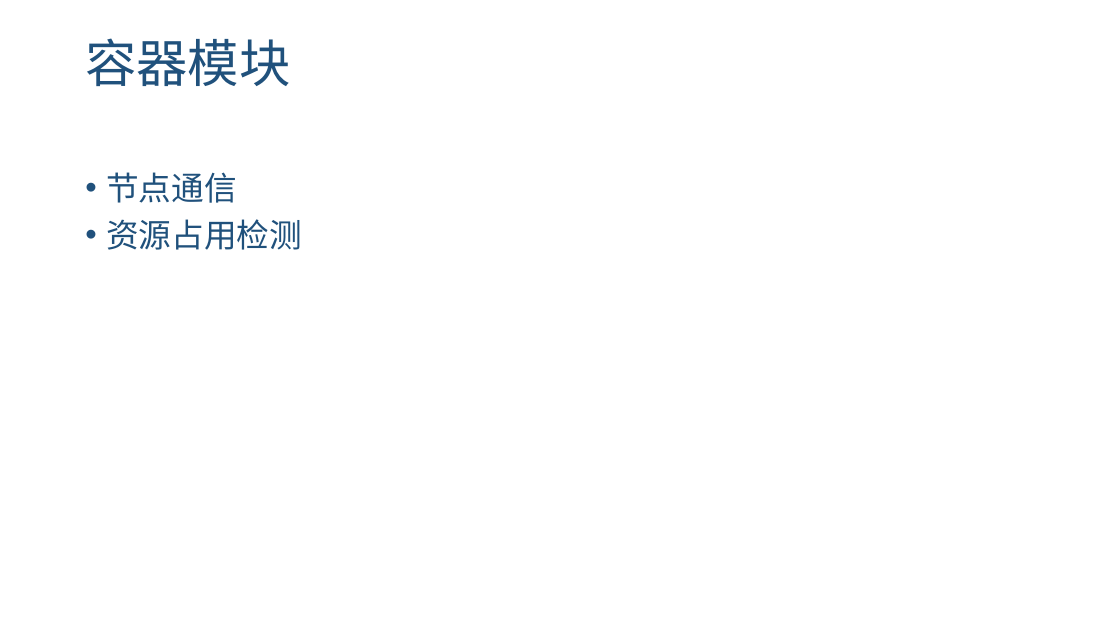
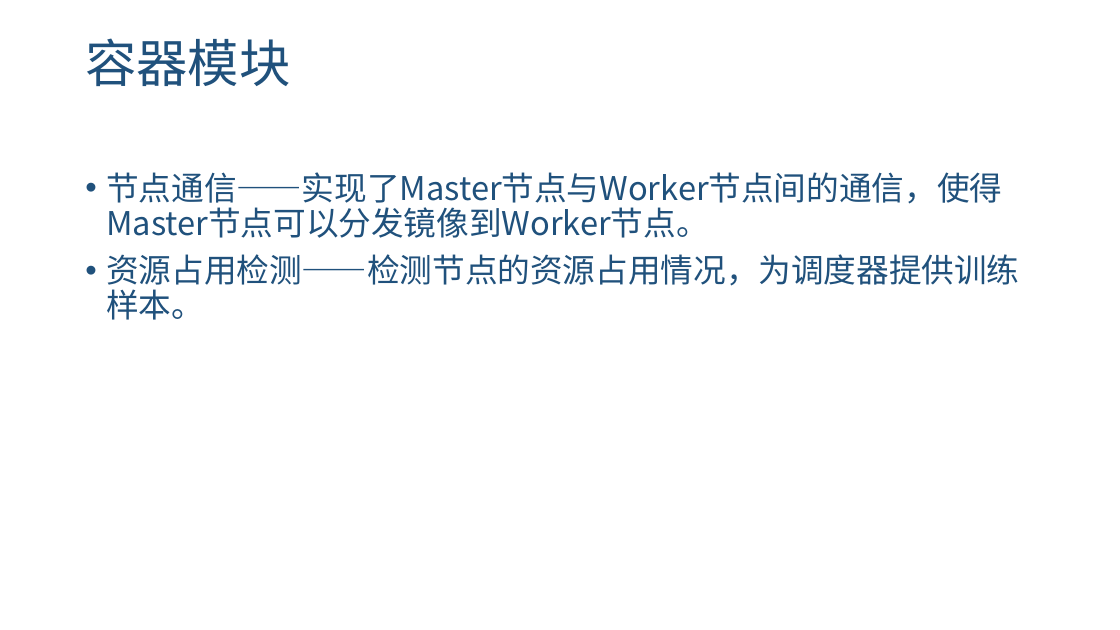
Before and after one commit to kangyifei/intel-minicloud, a slide deck: slide 15 of doc/演示PPT-v1.pptx. Drawn at 1120x630 pixels with LibreOffice and Linux fonts; fonts in the diff are those of the drawing; background and template pictures are left out. Boxes give left, top, right and bottom in pixels: in the first picture for what was removed or moved away, otherwise in the second. Text is boxed around its words. In the diff, an @@ line names an element or a change of style, - is before the commit and + after.

```diff
--- a/doc/演示PPT-v1.pptx
+++ b/doc/演示PPT-v1.pptx
@@ text at bbox=[106, 172, 1019, 320]: text changed @@
-• 节点通信
-• 资源占用检测
+• 节点通信——实现了Master节点与Worker节点间的通信，使得Master节点可以分发镜像到Worker节点。
+• 资源占用检测——检测节点的资源占用情况，为调度器提供训练样本。
```
Also in this commit, not shown: 3 other slides changed.
